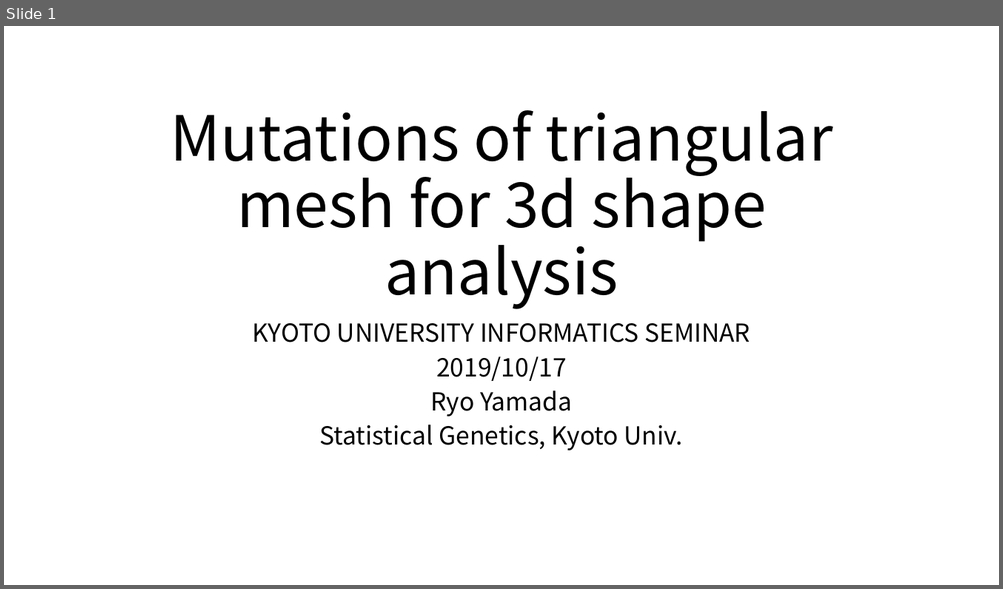
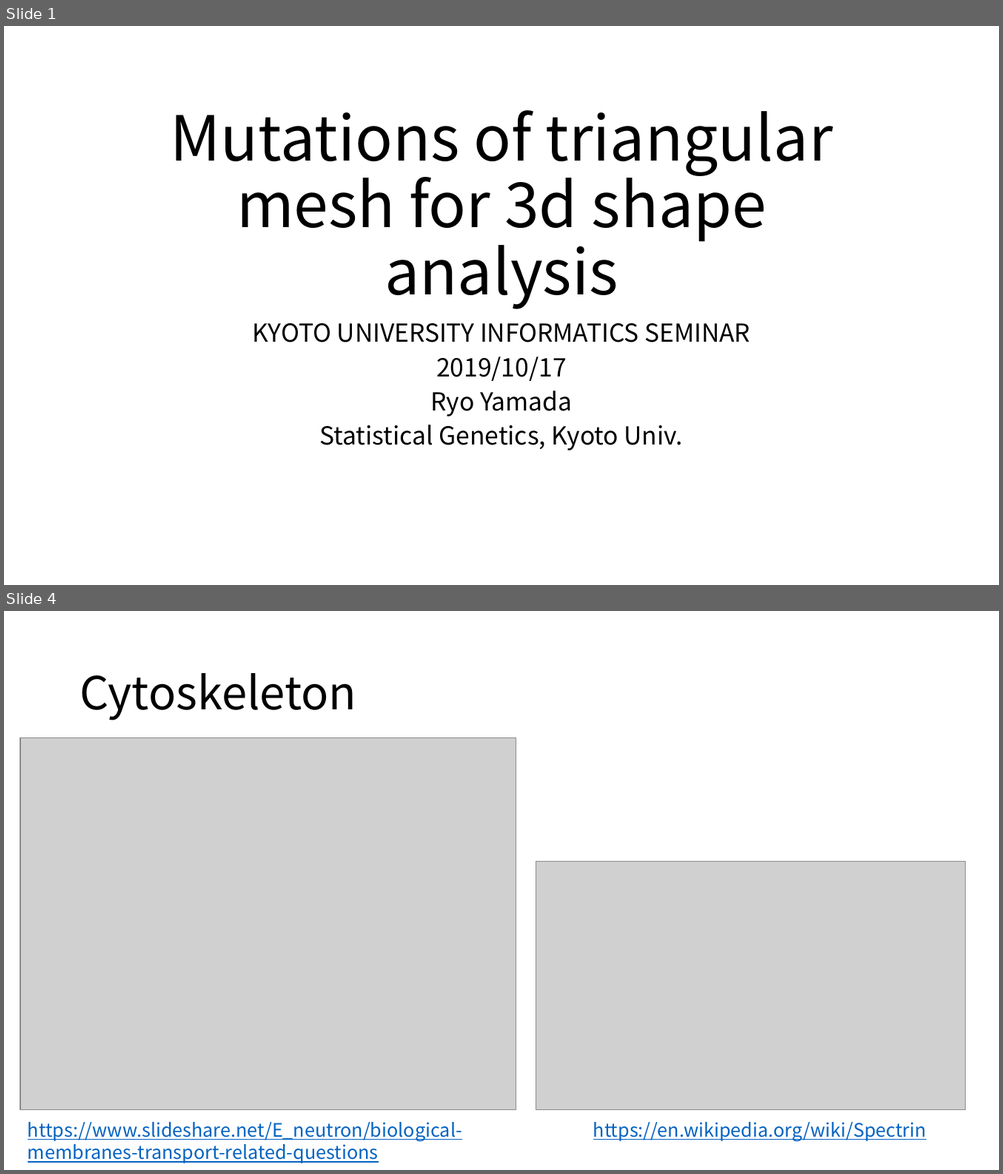
Before and after one commit to ryamada22/atom, a slide deck: Lectures2019/MutationOfTriangularMesh.pptx. Shown one above the other, each under a label of ours: slide 1 before the commit, slides 1 and 4 after it; the slides between them are not shown. The pictures are 1003x589 and 1003x1174 pixels, drawn with LibreOffice and Linux fonts; fonts in the diff are those of the drawing; grey boxes stand for pictures. Boxes give left, top, right and bottom in pixels: in the first picture for what was removed or moved away, otherwise in the second. Text is boxed around its words. In the diff, an @@ line names an element or a change of style, - is before the commit and + after.

```diff
--- a/Lectures2019/MutationOfTriangularMesh.pptx
+++ b/Lectures2019/MutationOfTriangularMesh.pptx
@@ slide 4 added at (x1=4, y1=611, x2=999, y2=1170), background #FFFFFF @@
@@ title added at (x1=79, y1=673, x2=356, y2=721), 44 pt, text #000000 @@
+Cytoskeleton
@@ picture added at (x1=20, y1=738, x2=517, y2=1111) @@
@@ picture added at (x1=536, y1=861, x2=966, y2=1111) @@
@@ text added at (x1=28, y1=1122, x2=462, y2=1164), 18 pt, text #0563C1, underline @@
+https://www.slideshare.net/E_neutron/biological-membranes-transport-related-questions
@@ text added at (x1=593, y1=1122, x2=926, y2=1142), 18 pt, text #0563C1, underline @@
+https://en.wikipedia.org/wiki/Spectrin
```
Also in this commit, not shown: 9 slides changed, 19 other slides added, 9 slides removed.
